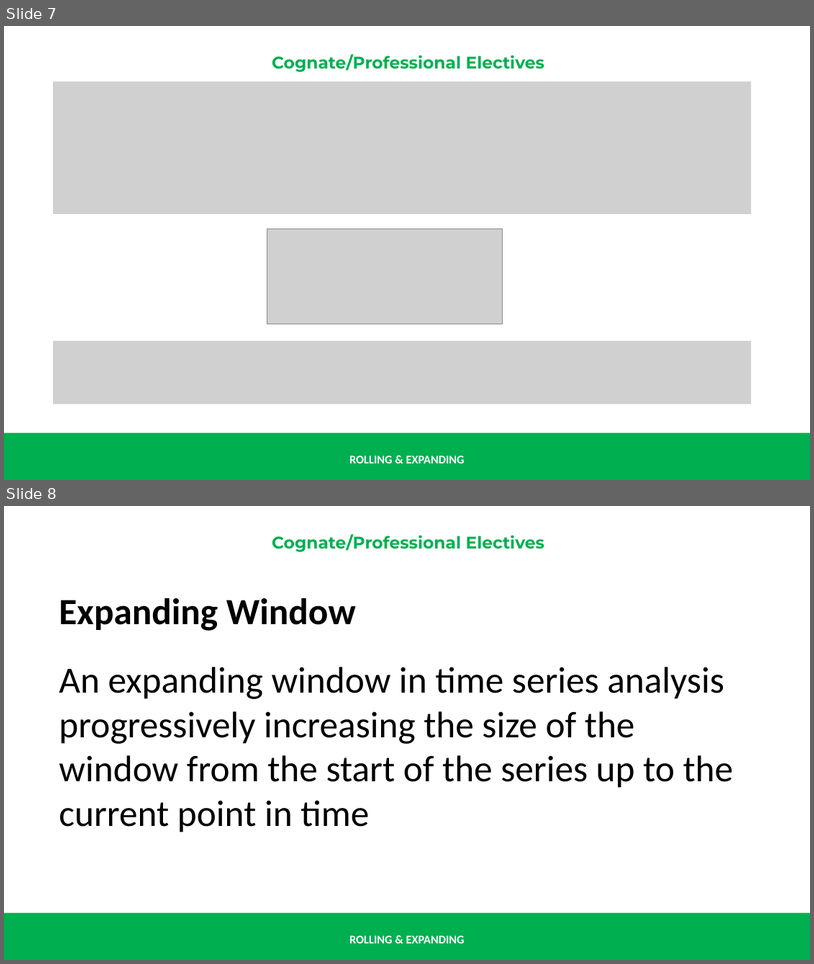
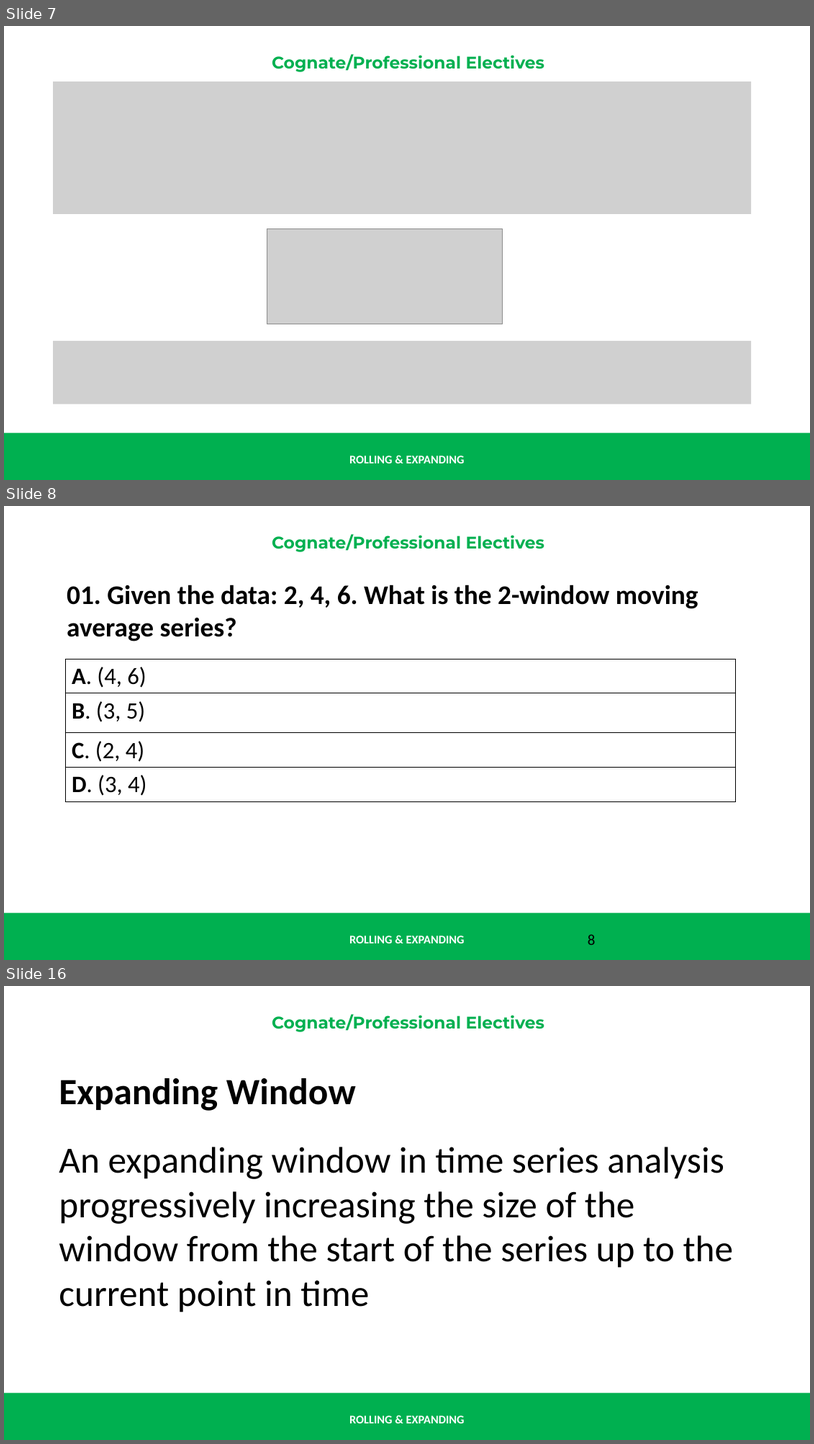
Before and after one commit to renatomaaliw3/public_files, a slide deck: CPE Electives (1 - 3)/01. Lectures Notebook/000. Presentations & Text Books/01. Presentation Slides/06.1 Rolling & Expanding.pptx. Shown one above the other, each under a label of ours: slides 7 and 8 before the commit, slides 7, 8 and 16 after it; the slides between them are not shown. The pictures are 814x964 and 814x1444 pixels, drawn with LibreOffice and Linux fonts; fonts in the diff are those of the drawing; grey boxes stand for pictures. Boxes give left, top, right and bottom in pixels: in the first picture for what was removed or moved away, otherwise in the second. Text is boxed around its words. In the diff, an @@ line names an element or a change of style, - is before the commit and + after.

```diff
--- a/CPE Electives (1 - 3)/01. Lectures Notebook/000. Presentations & Text Books/01. Presentation Slides/06.1 Rolling & Expanding.pptx
+++ b/CPE Electives (1 - 3)/01. Lectures Notebook/000. Presentations & Text Books/01. Presentation Slides/06.1 Rolling & Expanding.pptx
@@ slide 8 added at (4, 506, 810, 960), background #FFFFFF; not listed: 3 template elements that a slide beside it also shows @@
@@ text added at (67, 584, 699, 641), 32 pt, text #000000, bold @@
+01. Given the data: 2, 4, 6. What is the 2-window moving average series?
@@ table added at (66, 659, 736, 802), 4 rows, 1 columns @@
+A. (4, 6)
+B. (3, 5)
+C. (2, 4)
+D. (3, 4)
@@ page number added at (588, 934, 596, 944), 18 pt, text #000000 @@
+8
@@ what was slide 8 is now slide 16 @@
```
Also in this commit, not shown: 9 other slides added, 1 other file.
